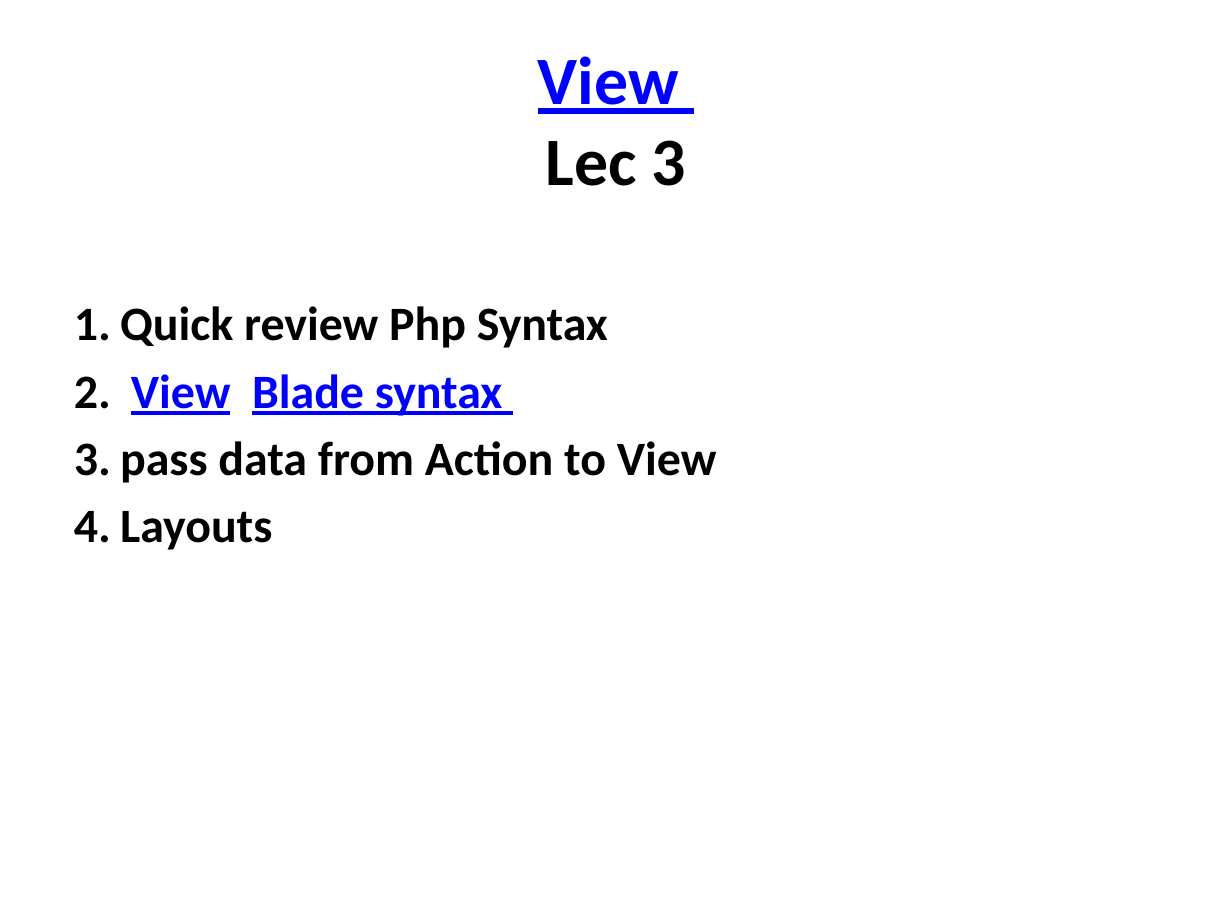
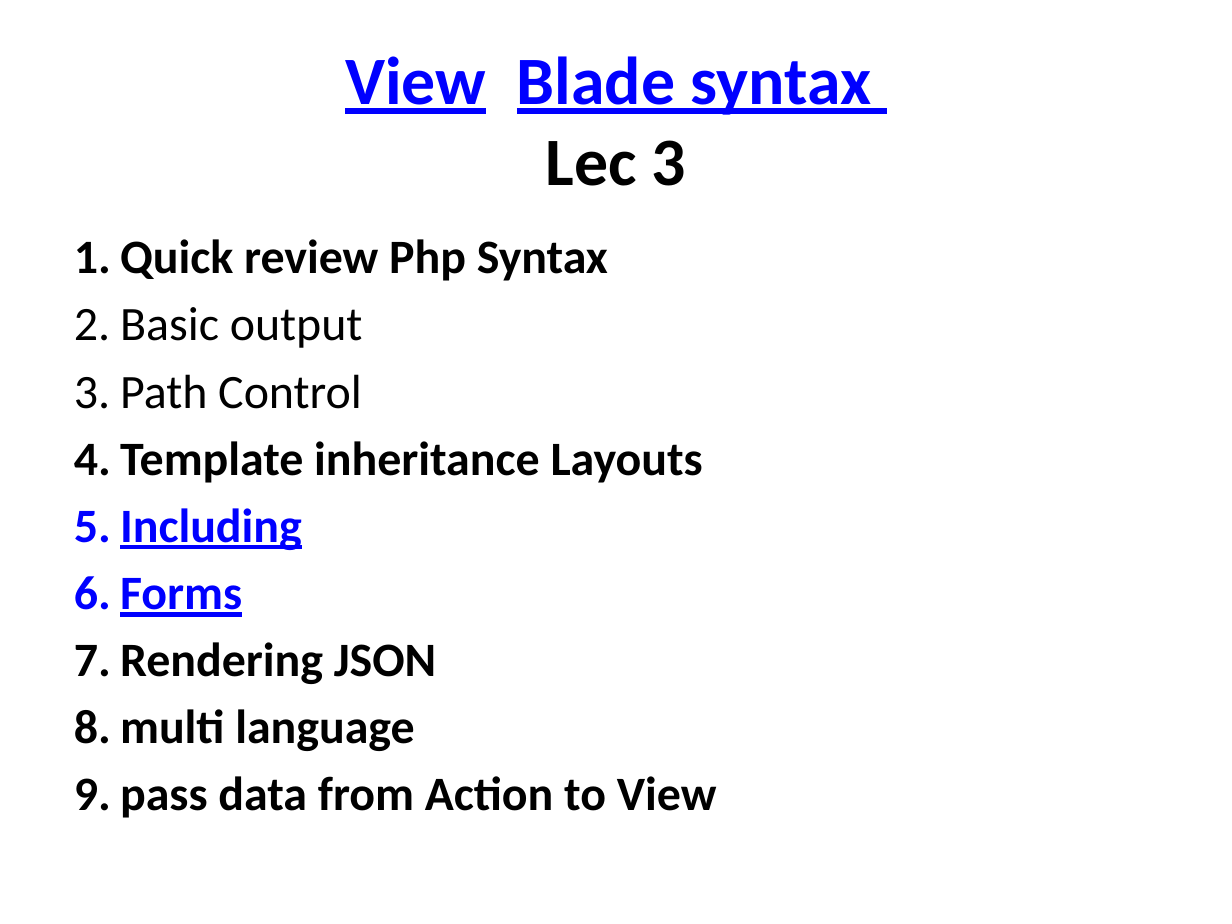
Before and after one commit to TarekSherif/LaravelCourse, a slide deck: slide 2 of PPT/Lec2/3-Laravel View.pptx. Drawn at 1232x924 pixels with LibreOffice and Linux fonts; fonts in the diff are those of the drawing. Boxes give left, top, right and bottom in pixels: in the first picture for what was removed or moved away, otherwise in the second. Text is boxed around its words. In the diff, an @@ line names an element or a change of style, - is before the commit and + after.

```diff
--- a/PPT/Lec2/3-Laravel View.pptx
+++ b/PPT/Lec2/3-Laravel View.pptx
@@ title at bbox=[345, 56, 872, 186]: text changed @@
-View
-Lec 3
+View Blade syntax
+Lec 3
@@ text at bbox=[120, 307, 703, 751]: text changed; text colour #0000FF to #000000 @@
-2. View Blade syntax
+2. Basic output
+3. Path Control
+4. Template inheritance Layouts
+5. Including
+6. Forms
+7. Rendering JSON
+8. multi language
@@ text at bbox=[120, 511, 272, 550]: paragraph removed @@
-4. Layouts
```
Also in this commit, not shown: 3 other slides changed, 2 slides added, 7 other files.
